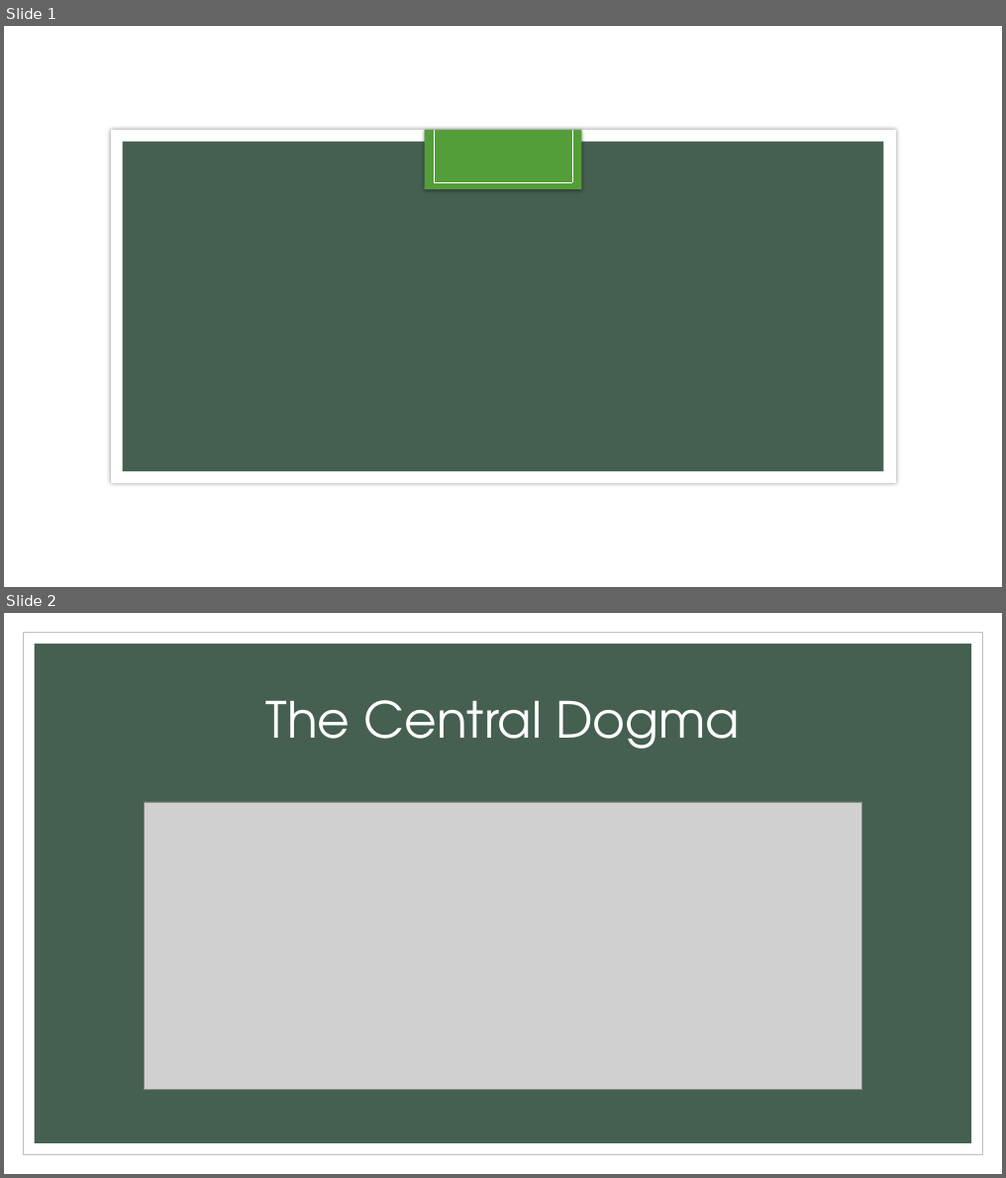
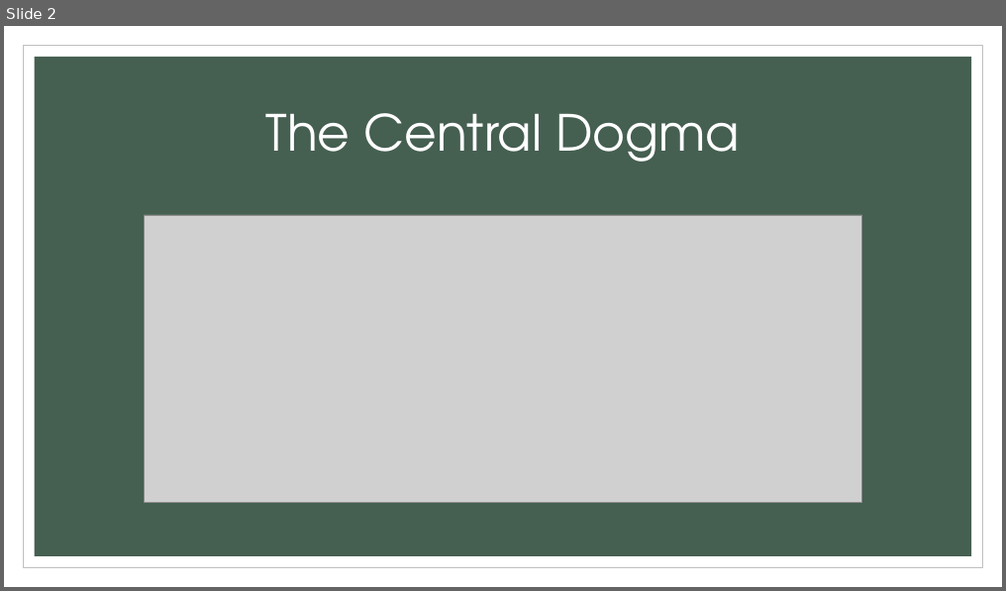
Before and after one commit to pjte/big-data, a slide deck: final_presentation.pptx. Shown one above the other, each under a label of ours: slides 1 and 2 before the commit, slide 2 after it. The pictures are 1006x1178 and 1006x591 pixels, drawn with LibreOffice and Linux fonts; fonts in the diff are those of the drawing; grey boxes stand for pictures; background and template pictures are left out. Boxes give left, top, right and bottom in pixels: in the first picture for what was removed or moved away, otherwise in the second. Text is boxed around its words. In the diff, an @@ line names an element or a change of style, - is before the commit and + after.

```diff
--- a/final_presentation.pptx
+++ b/final_presentation.pptx
@@ slide 1 removed at (4, 26, 1002, 587), background picture (left out) @@
@@ rectangle removed at (111, 130, 895, 482) @@
@@ rectangle removed at (122, 141, 884, 472) @@
@@ rectangle removed at (425, 130, 582, 190) @@
@@ line removed from (434, 130) to (434, 182) @@
@@ line removed from (572, 130) to (572, 182) @@
@@ line removed from (434, 182) to (572, 182) @@
```
Also in this commit, not shown: 6 slides changed, 2 slides added, 2 other slides removed.
